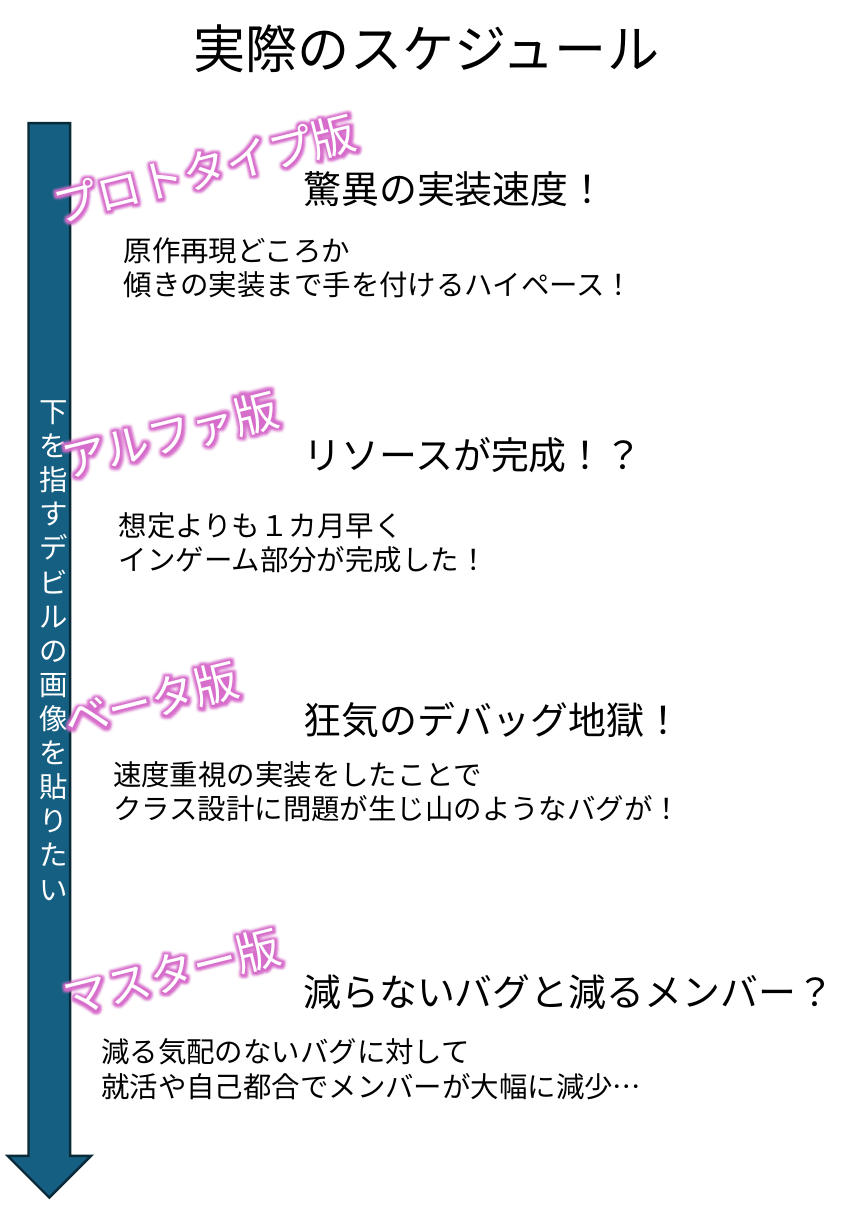
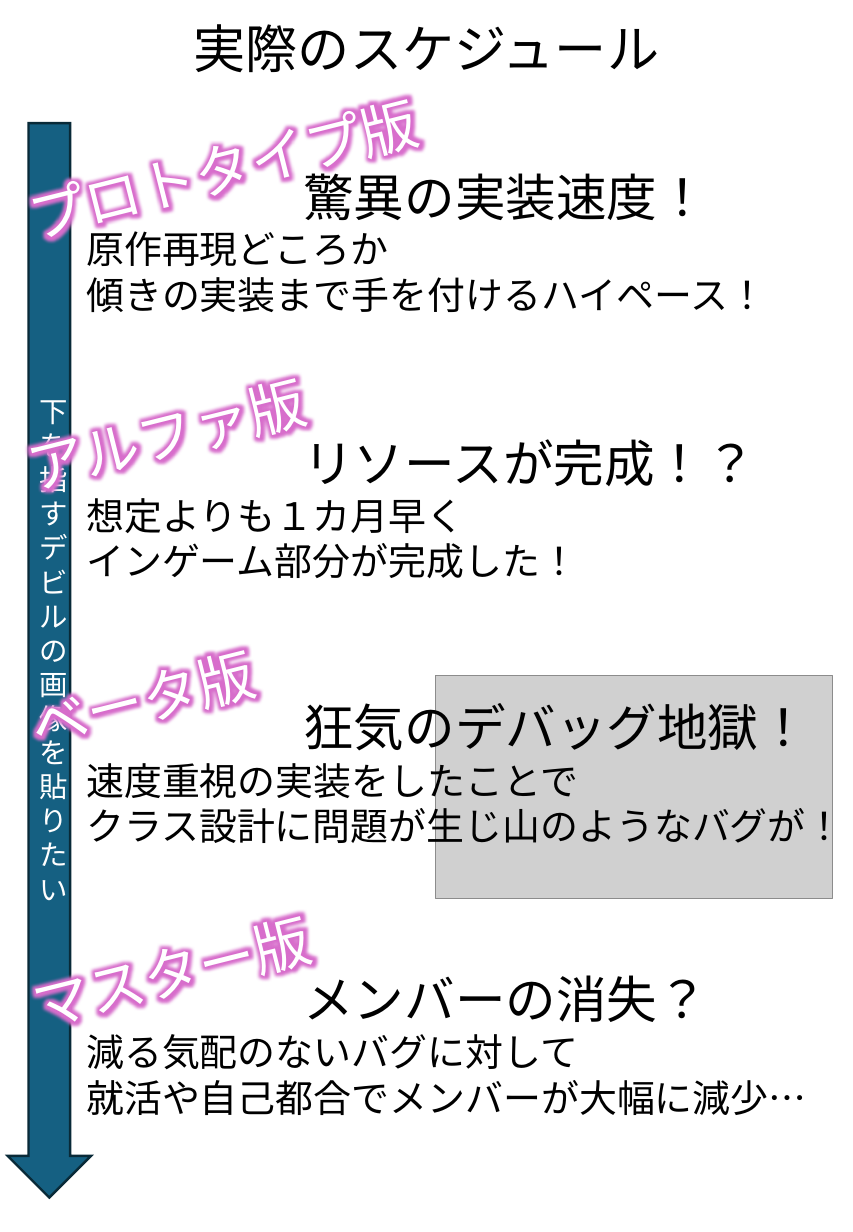
Before and after one commit to TomoyaKanazaki/Graduation, a slide deck: slide 9 of 99_pranning/卒プレアーカイブ_金崎.pptx. Drawn at 853x1232 pixels with LibreOffice and Linux fonts; fonts in the diff are those of the drawing; grey boxes stand for pictures. Boxes give left, top, right and bottom in pixels: in the first picture for what was removed or moved away, otherwise in the second. Text is boxed around its words. In the diff, an @@ line names an element or a change of style, - is before the commit and + after.

Commit message:
スケジュールに写真を入れる

```diff
--- a/99_pranning/卒プレアーカイブ_金崎.pptx
+++ b/99_pranning/卒プレアーカイブ_金崎.pptx
@@ size 28 to 36 pt in 4 elements at <box>39,945,806,1115</box>, <box>34,433,258,721</box>, <box>38,678,204,1018</box>, <box>35,127,311,450</box> @@
@@ text "プロトタイプ版": place and size @@
-text "プロトタイプ版" at <box>102,124,316,984</box>
+text "プロトタイプ版" at <box>35,127,311,450</box>
@@ text "原作再現どころか": place and size @@
-text "原作再現どころか" at <box>124,237,634,298</box>
+text "原作再現どころか" at <box>86,225,766,312</box>
@@ text "アルファ版": place and size @@
-text "アルファ版" at <box>110,413,241,716</box>
+text "アルファ版" at <box>34,433,258,721</box>
@@ text "想定よりも１カ月早く": place and size @@
-text "想定よりも１カ月早く" at <box>119,512,488,573</box>
+text "想定よりも１カ月早く" at <box>86,498,578,578</box>
@@ text "ベータ版": place and size @@
-text "ベータ版" at <box>69,683,198,1027</box>
+text "ベータ版" at <box>38,678,204,1018</box>
@@ picture added at <box>436,676,833,898</box> @@
@@ size 24 to 32 pt in 3 elements at <box>303,164,708,220</box>, <box>303,439,756,486</box>, <box>303,695,809,759</box> @@
@@ text "速度重視の実装をしたことで": place and size @@
-text "速度重視の実装をしたことで" at <box>113,761,681,822</box>
+text "速度重視の実装をしたことで" at <box>86,756,843,851</box>
@@ text "マスター版": place and size @@
-text "マスター版" at <box>69,951,641,1100</box>
+text "マスター版" at <box>39,945,806,1115</box>
@@ text at <box>303,967,708,1022</box>: text changed; size 24 to 32 pt @@
-減らないバグと減るメンバー？
+メンバーの消失？
@@ size 18 to 24 pt in 4 elements at <box>86,498,578,578</box>, <box>86,225,766,312</box>, <box>86,756,843,851</box>, <box>86,1034,806,1115</box> @@
@@ text "減る気配のないバグに対して": place and size @@
-text "減る気配のないバグに対して" at <box>101,1038,641,1100</box>
+text "減る気配のないバグに対して" at <box>86,1034,806,1115</box>
```
Also in this commit, not shown: 1 other slide changed.
